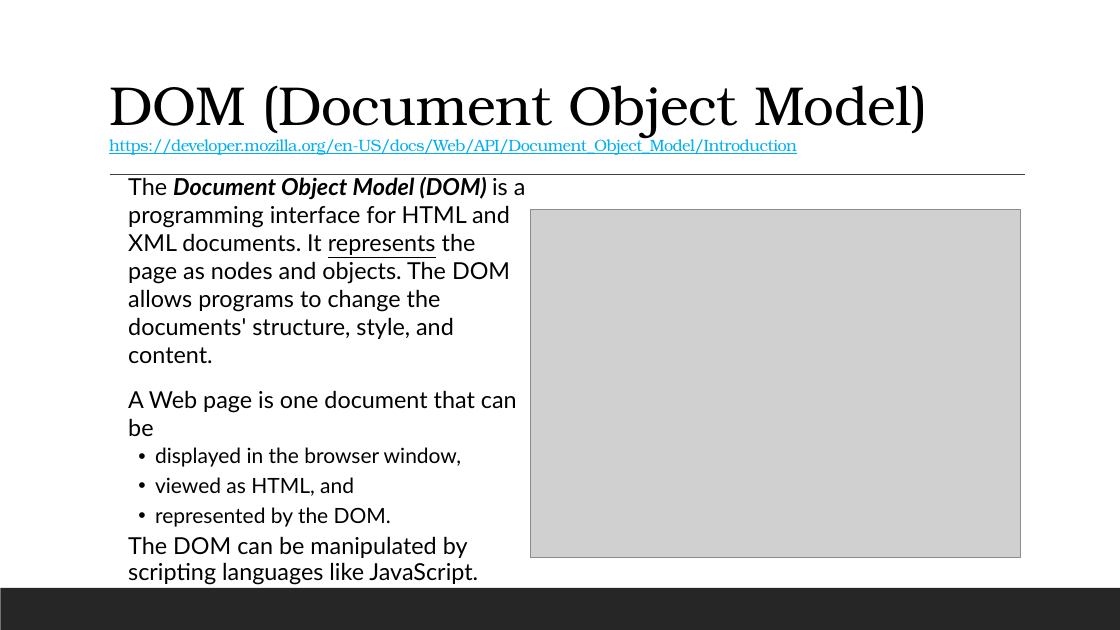
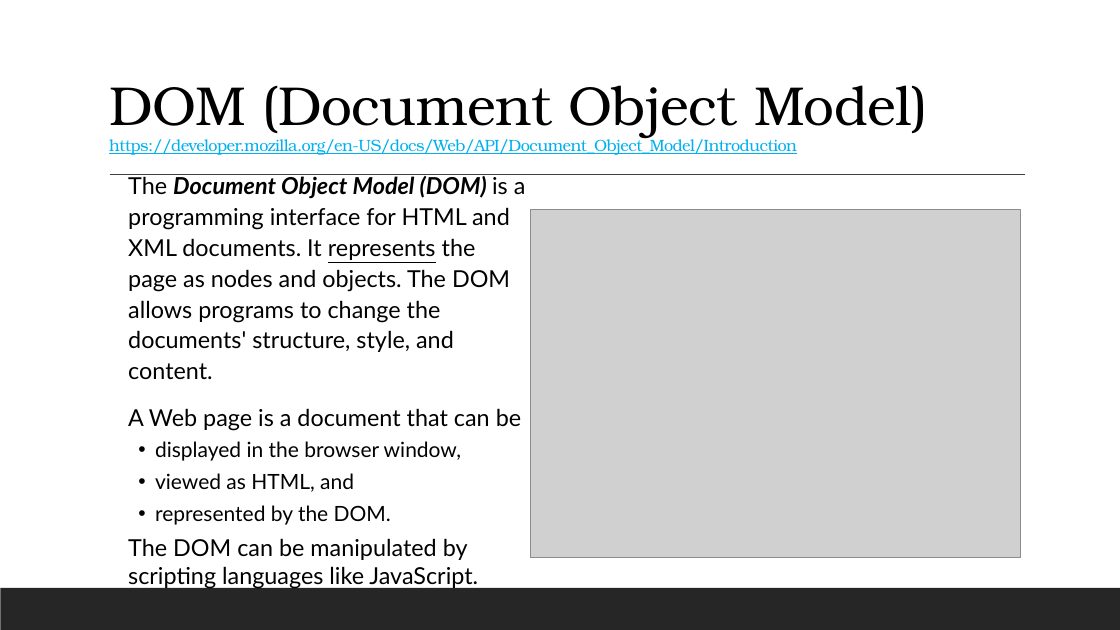
Before and after one commit to 12062021-dynamics365-uta/12062021-batch-repo, a slide deck: slide 3 of pdfs/w4/D25_.NET_DOM.pptx. Drawn at 1120x630 pixels with LibreOffice and Linux fonts; fonts in the diff are those of the drawing; grey boxes stand for pictures. Boxes give left, top, right and bottom in pixels: in the first picture for what was removed or moved away, otherwise in the second. Text is boxed around its words. In the diff, an @@ line names an element or a change of style, - is before the commit and + after.

```diff
--- a/pdfs/w4/D25_.NET_DOM.pptx
+++ b/pdfs/w4/D25_.NET_DOM.pptx
@@ text at [128, 174, 526, 589]: line spacing 1 to 1.1; line spacing 0.9 to 1 @@
@@ text at [128, 408, 521, 431]: text changed @@
-  A Web page is one document that can be
+  A Web page is a document that can be
```
Also in this commit, not shown: 6 other slides changed.
